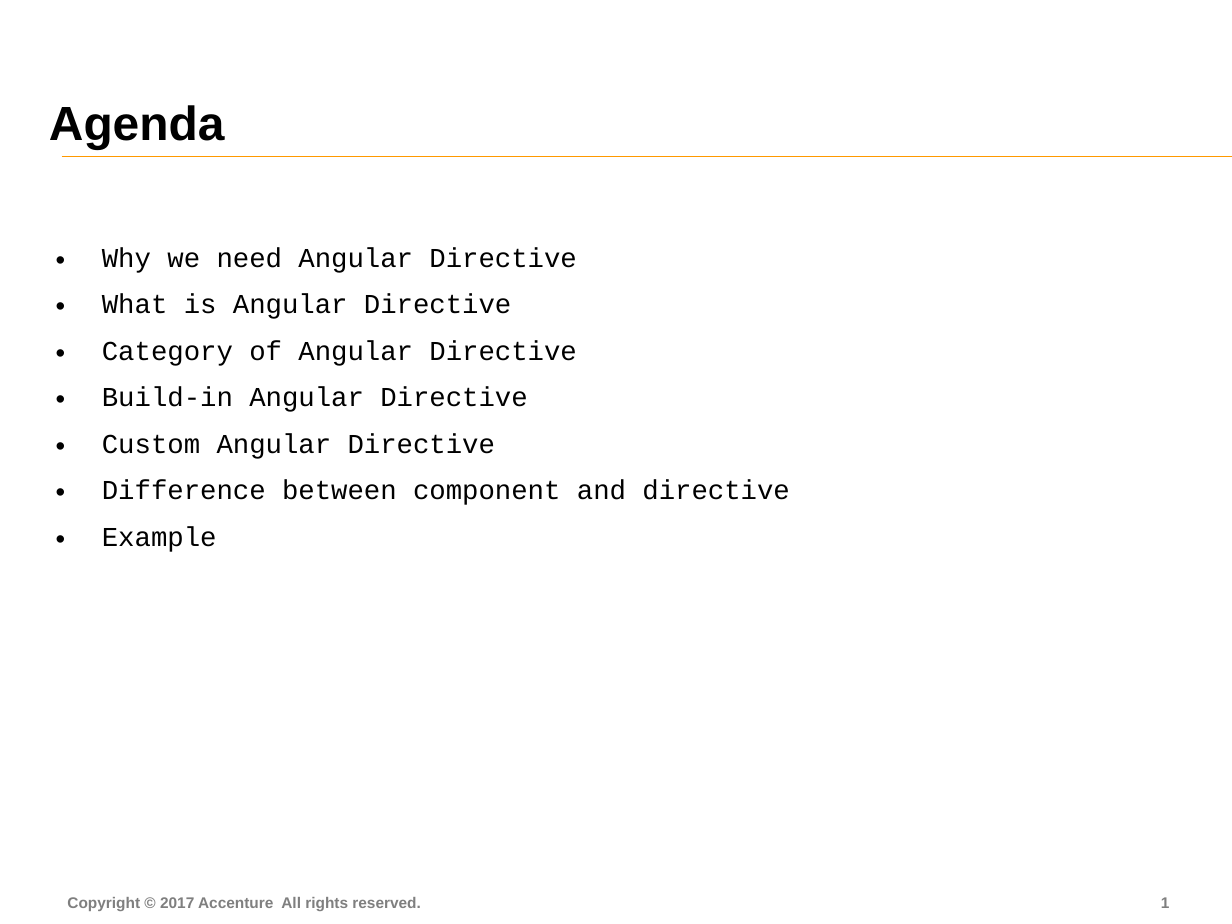
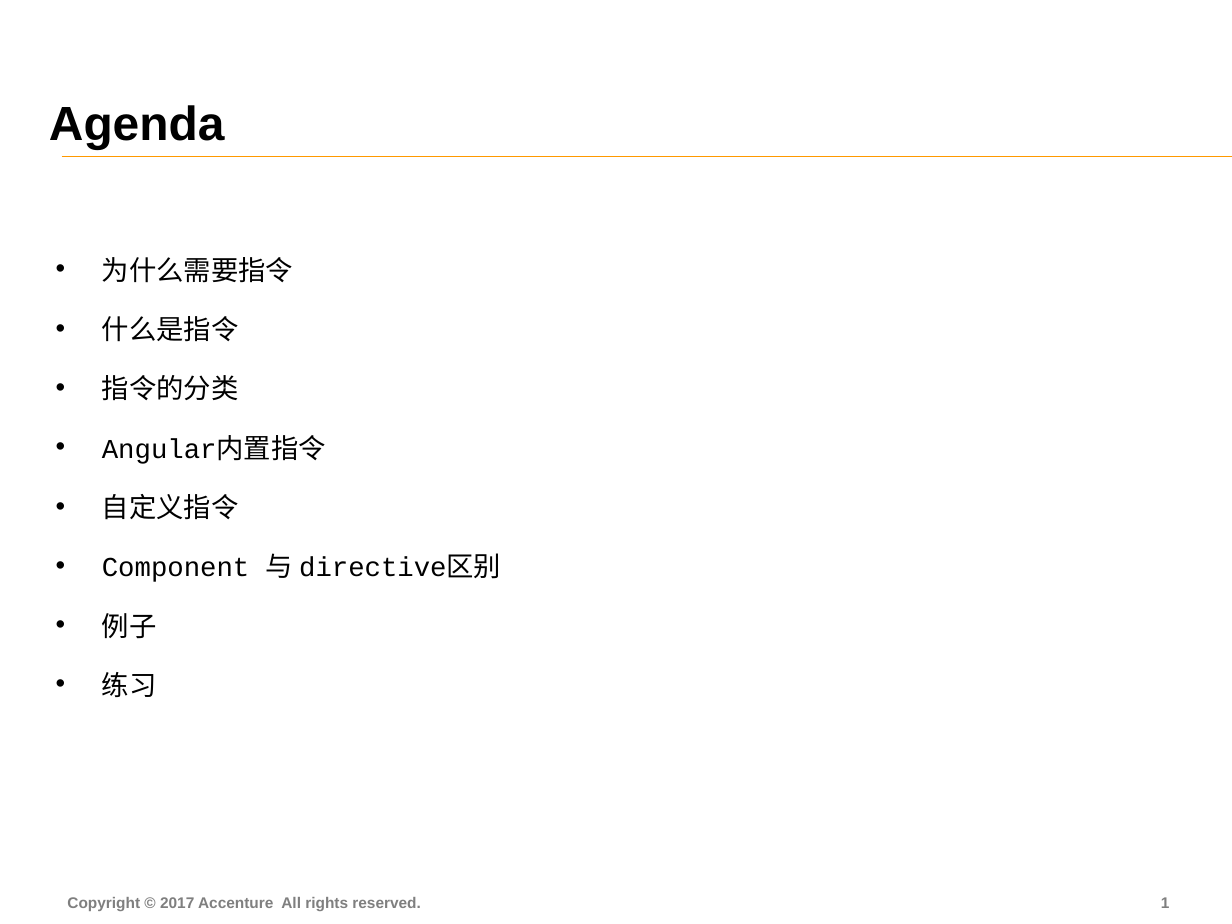
Before and after one commit to FS-Angular-Interest-Group/AngularTraining, a slide deck: slide 2 of PPT/06-Accenture-FS-Angular-Directive.pptx. Drawn at 1232x924 pixels with LibreOffice and Linux fonts; fonts in the diff are those of the drawing. Boxes give left, top, right and bottom in pixels: in the first picture for what was removed or moved away, otherwise in the second. Text is boxed around its words. In the diff, an @@ line names an element or a change of style, - is before the commit and + after.

```diff
--- a/PPT/06-Accenture-FS-Angular-Directive.pptx
+++ b/PPT/06-Accenture-FS-Angular-Directive.pptx
@@ table at (43, 180, 1068, 845) @@
-row 2, column 1: Why we need Angular Directive / What is Angular Directive / Category of Angular Directive / Build-in Angular Directive / Custom Angular Directive / Difference between component and directive / Example
+row 2, column 1: 为什么需要指令 / 什么是指令 / 指令的分类 / Angular内置指令 / 自定义指令 / Component 与 directive区别 / 例子 / 练习
```
Also in this commit, not shown: 13 other slides changed.
